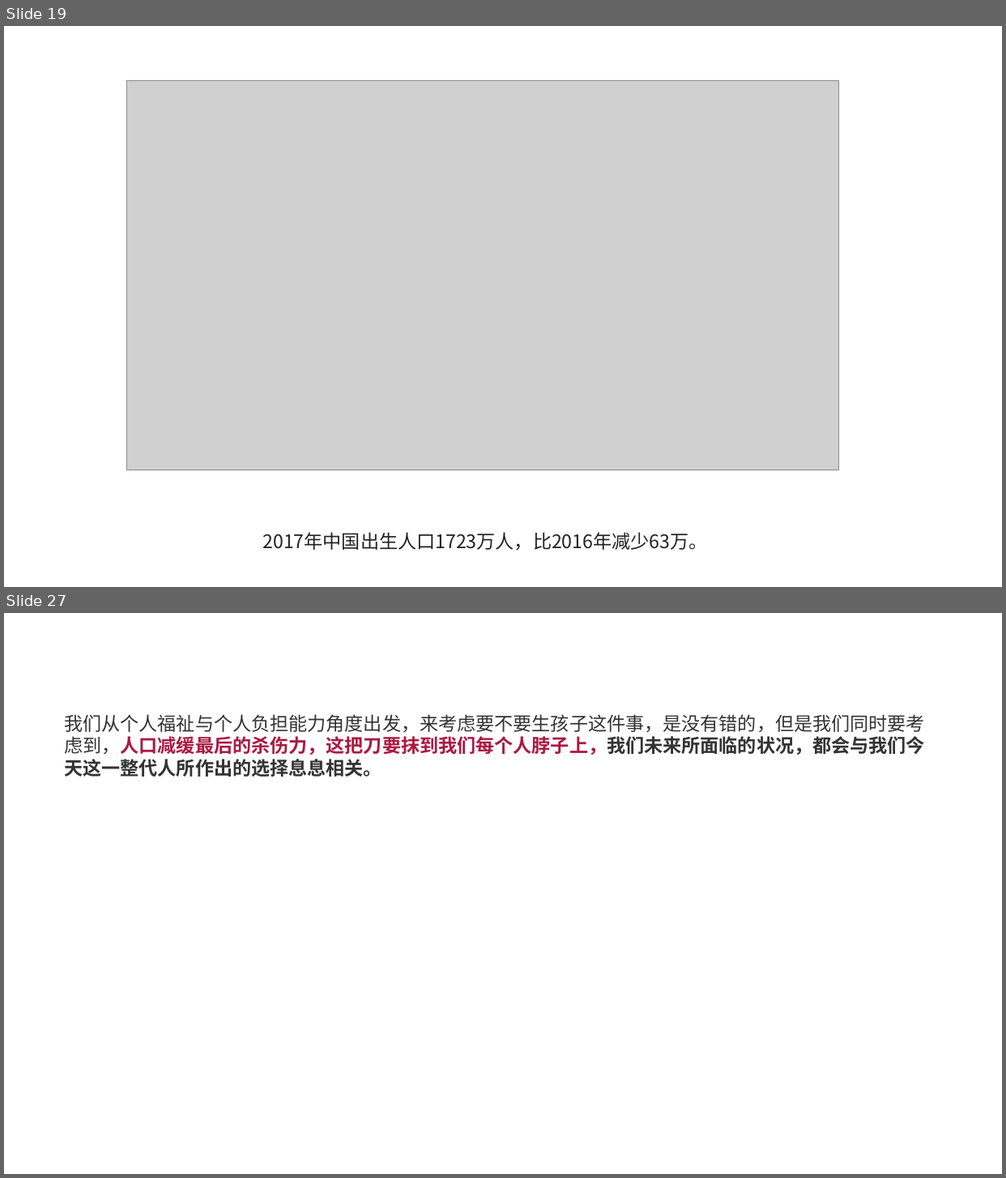
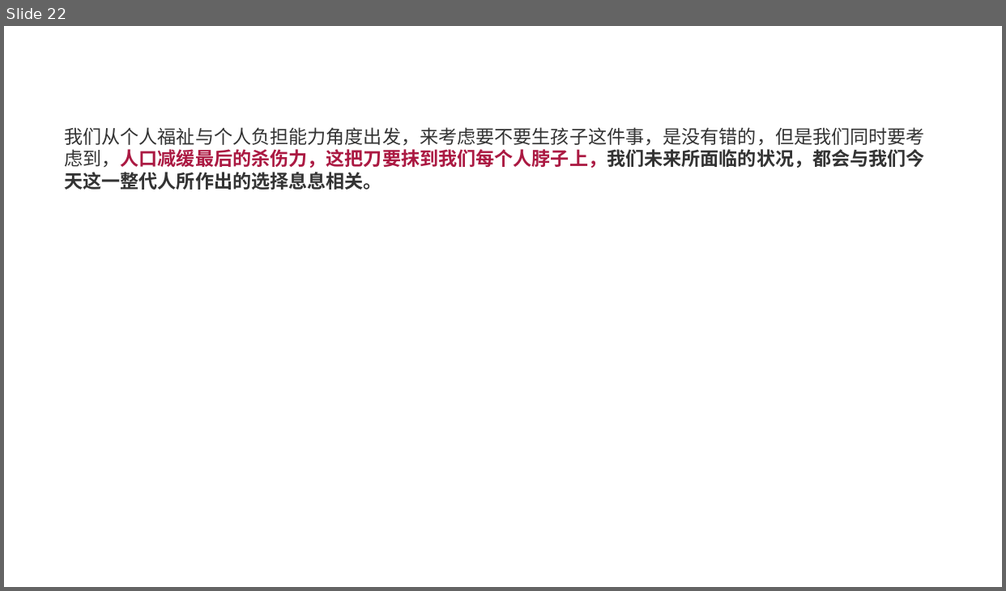
Before and after one commit to FredJiangFei/freetalk, a slide deck: 生娃是国家大事/sw - Copy.pptx. Shown one above the other, each under a label of ours: slides 19 and 27 before the commit, slide 22 after it; the slides between them are not shown. The pictures are 1006x1178 and 1006x591 pixels, drawn with LibreOffice and Linux fonts; fonts in the diff are those of the drawing; grey boxes stand for pictures. Boxes give left, top, right and bottom in pixels: in the first picture for what was removed or moved away, otherwise in the second. Text is boxed around its words. In the diff, an @@ line names an element or a change of style, - is before the commit and + after.

```diff
--- a/生娃是国家大事/sw - Copy.pptx
+++ b/生娃是国家大事/sw - Copy.pptx
@@ slide 19 removed at (4,26,1002,587), background #FFFFFF @@
@@ picture removed at (127,80,839,470) @@
@@ text removed at (262,532,707,551) @@
-2017年中国出生人口1723万人，比2016年减少63万。
@@ what was slide 27 is now slide 22 @@
```
Also in this commit, not shown: 13 slides changed, 5 slides added, 9 other slides removed, 2 other files.
